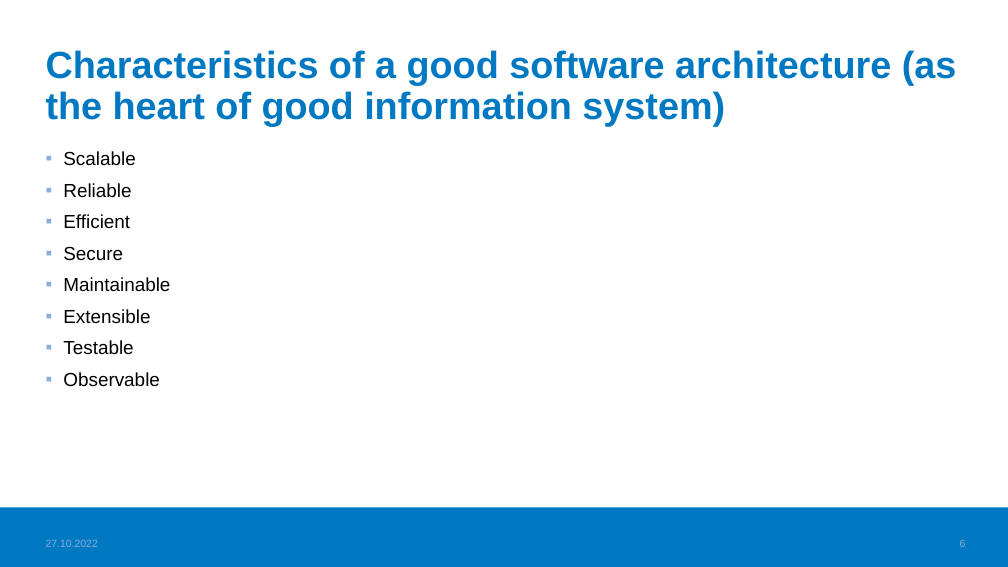
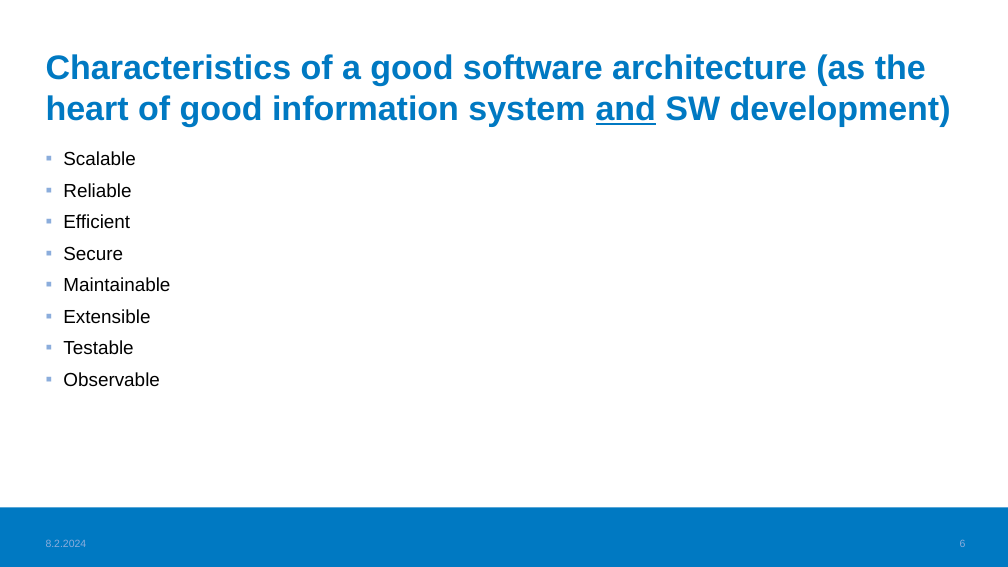
Before and after one commit to haagahelia/ohke-teknologiat, a slide deck: slide 6 of 06_ohjelmistoarkkitehtuurit_ja_patternit/SoftwareArchitecturesAndPatterns.pptx. Drawn at 1008x567 pixels with LibreOffice and Linux fonts; fonts in the diff are those of the drawing; background and template pictures are left out. Boxes give left, top, right and bottom in pixels: in the first picture for what was removed or moved away, otherwise in the second. Text is boxed around its words. In the diff, an @@ line names an element or a change of style, - is before the commit and + after.

```diff
--- a/06_ohjelmistoarkkitehtuurit_ja_patternit/SoftwareArchitecturesAndPatterns.pptx
+++ b/06_ohjelmistoarkkitehtuurit_ja_patternit/SoftwareArchitecturesAndPatterns.pptx
@@ title at <box>46,54,951,127</box>: text changed; size 36 to 32.4 pt @@
-Characteristics of a good software architecture (as the heart of good information system)
+Characteristics of a good software architecture (as the heart of good information system and SW development)
@@ text at <box>46,539,87,547</box>: text changed @@
-27.10.2022
+8.2.2024
```
Also in this commit, not shown: 18 other slides changed, 1 slide added, 3 other files.
